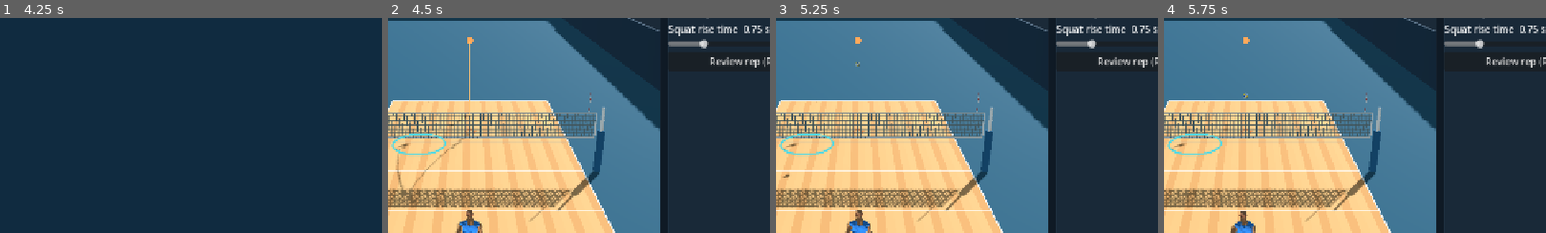
Above: before the commit, frames 1-4 (left to right).
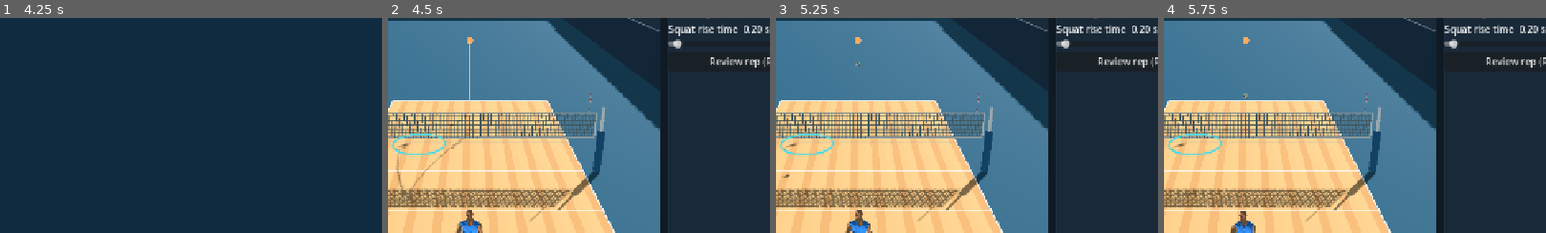
Above: after the commit, the same moments.

Repository: foreandr/volleyball
Game: Godot game, scene res://scenes/main.tscn
Same seed, same stepped clock (60 frames per second), same inputs: the game is played once before the commit and once after it. Sound files missing from this copy of the repository are replaced by a short silence.
Inputs:
- Up to frame 1 (4.25 s): click "Simulate" at 0.5 s; click "Balanced" at 1.25 s; click "Back" at 2 s; click "Drills" at 2.75 s; click "Passing" at 3.5 s
- Up to frame 2 (4.5 s): click "Pass to Target" at 4.25 s
- Up to frame 3 (5.25 s): click "Launch ball" at 5 s
- Up to frame 4 (5.75 s): no input
The pictures show only the part of the screen within x 42-92%, y 28-78%; the shares and areas given below are measured in that part.

Frame 1 is identical in both runs. In frame 2, 0.3% of the frame differs, in the area x 74-98%, y 3-15%; in frame 3, 0.3%; in frame 4, 0.3%.
Error in both runs: Invalid access to property or key 'visible' on a base object of type 'Nil'. (res://scripts/story_animations.gd:1226)

Commit message:
Start squat recovery sooner and default to a 200 ms rise

Diff:
--- a/scripts/volleyball_match.gd
+++ b/scripts/volleyball_match.gd
@@ -32,7 +32,6 @@
 const RECOVERY_TIME := 0.32
 const FAST_DIG_ELBOW_SPEED := 25.0
 const FAST_DIG_ELBOW_DURATION := 0.32
-const SQUAT_EXTRA_HOLD := 0.30
 const FAST_RECEIVE_HOLD := 0.28
 const FAST_RECEIVE_RISE := 0.75
 const SERVE_RUN_BLEND := 0.15
@@ -101,7 +100,7 @@
 var bounce_start := 0.0
 var dead_flight_from := INF
 var spectator := false
-var squat_rise_duration := FAST_RECEIVE_RISE
+var squat_rise_duration := 0.20
 var receive_animation_labels := {}
 var key_labels: Array[Label3D] = []
 var key_until := [0.0,0.0,0.0,0.0]
@@ -1104,7 +1103,7 @@
 	if fast_forearm:
 		recoveries[index]["fast_elbow_bend"] = true
 		if bump.knee_bend_depth > 0.001:
-			recoveries[index]["hold"] = FAST_DIG_ELBOW_DURATION+SQUAT_EXTRA_HOLD
+			recoveries[index]["hold"] = FAST_DIG_ELBOW_DURATION
 	if not StorySession.attack_ball_audio_muted:
 		if technique != 0 and not transition: set_audio.play()
 		else: play_touch()
@@ -1190,7 +1189,7 @@
 	var recovery := {"started":match_clock,"pose":pose}
 	var bump := platforms[index]
 	if is_finite(bump.touch_time) and (bump.knee_bend_depth > 0.001 or bump.fast_back_receive or bump.reach.get("tier",0) == 2) and not bump.low_save.active:
-		recovery["hold"] = FAST_RECEIVE_HOLD+(SQUAT_EXTRA_HOLD if bump.knee_bend_depth > 0.001 else 0.0)
+		recovery["hold"] = FAST_RECEIVE_HOLD
 		recovery["rise"] = squat_rise_duration if bump.knee_bend_depth > 0.001 else FAST_RECEIVE_RISE
 	if bump.low_save.active:
 		recovery["save"] = bump.low_save
